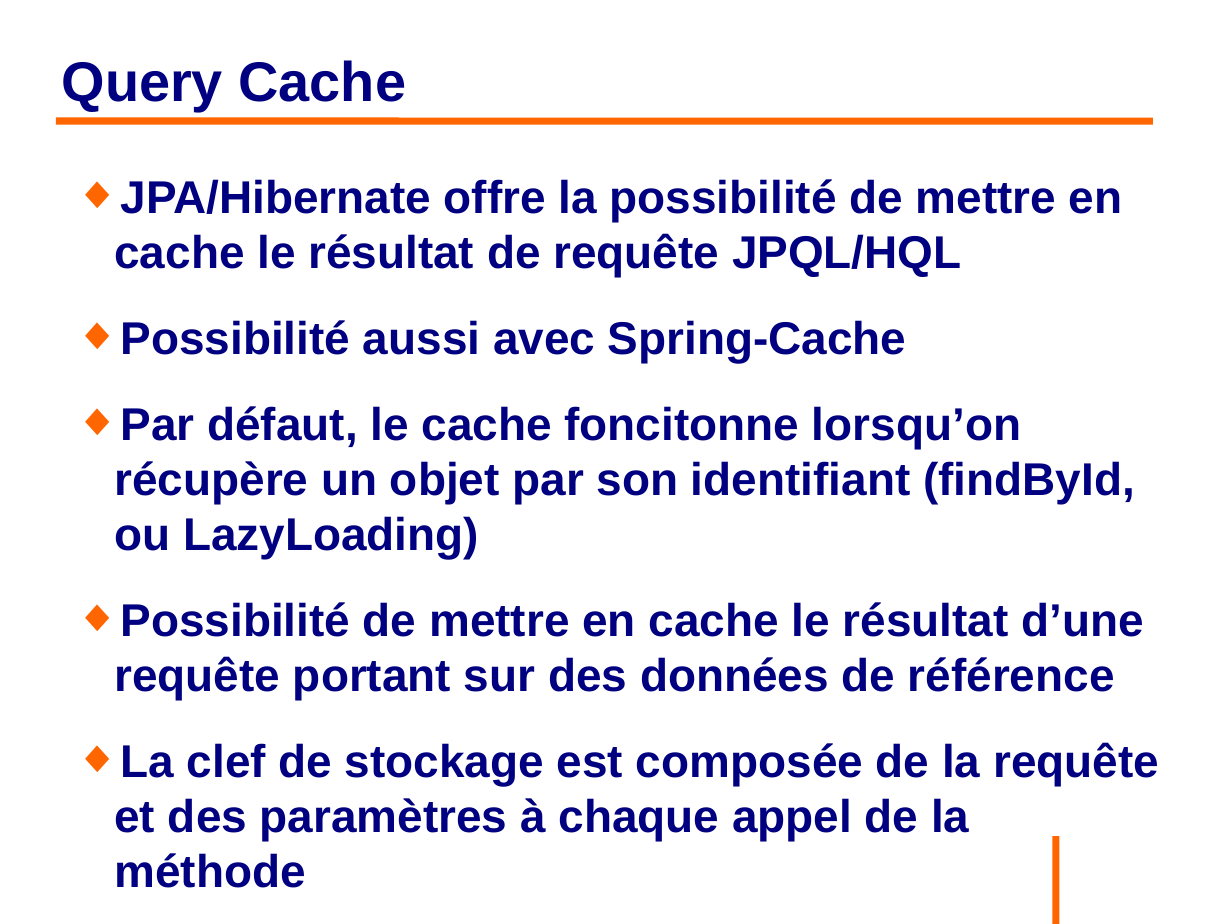
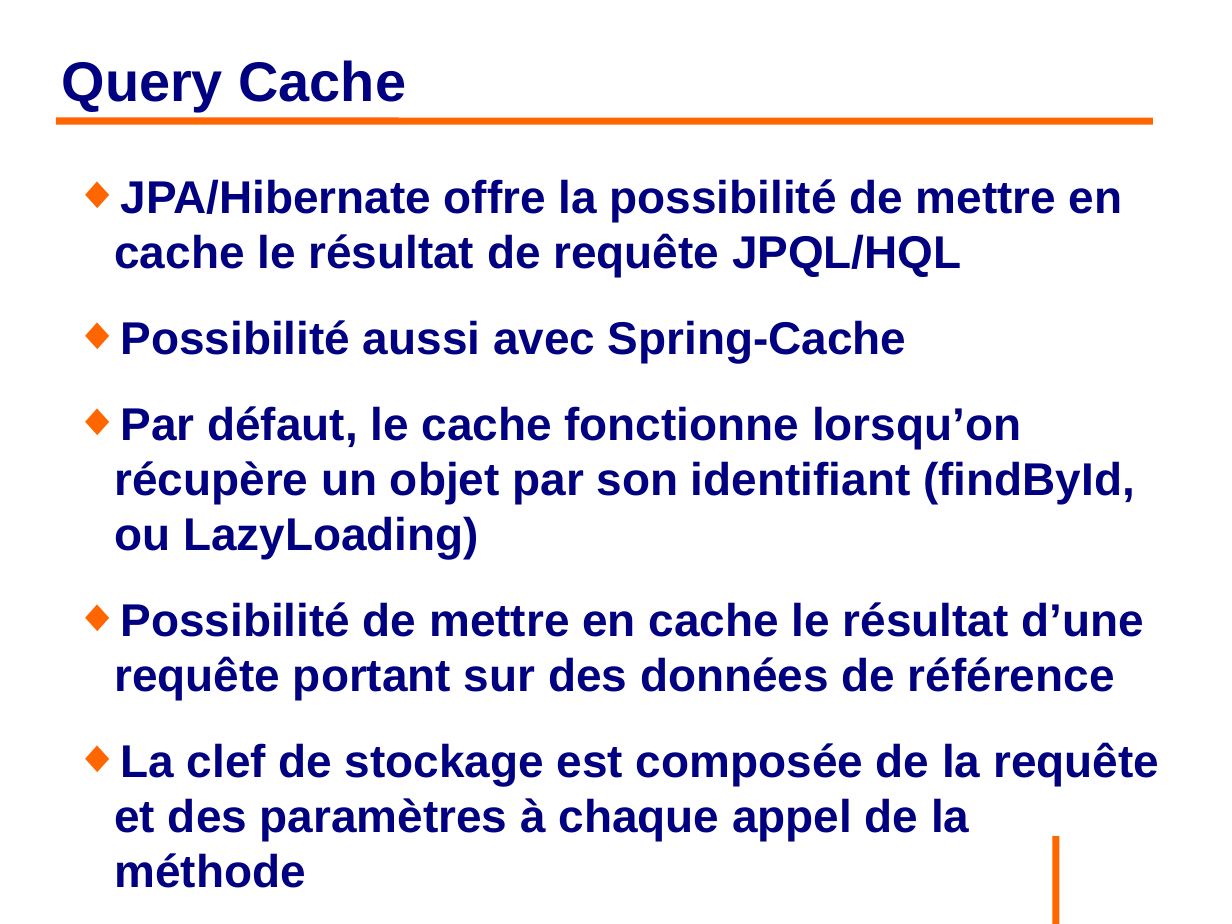
Before and after one commit to philphils/formation-hibernate-avancee, a slide deck: slide 65 of Documentation/diapo_formation_hibernate_avancee.odp. Drawn at 1232x924 pixels with LibreOffice and Linux fonts; fonts in the diff are those of the drawing; background and template pictures are left out. Boxes give left, top, right and bottom in pixels: in the first picture for what was removed or moved away, otherwise in the second. Text is boxed around its words. In the diff, an @@ line names an element or a change of style, - is before the commit and + after.

```diff
--- a/Documentation/diapo_formation_hibernate_avancee.odp
+++ b/Documentation/diapo_formation_hibernate_avancee.odp
@@ text at (114, 406, 1135, 559): text changed @@
-◆ Par défaut, le cache foncitonne lorsqu’on récupère un objet par son identifiant (findById, ou LazyLoading)
+◆ Par défaut, le cache fonctionne lorsqu’on récupère un objet par son identifiant (findById, ou LazyLoading)
```
Also in this commit, not shown: 23 other slides changed, 6 slides added, 2 slides removed.
